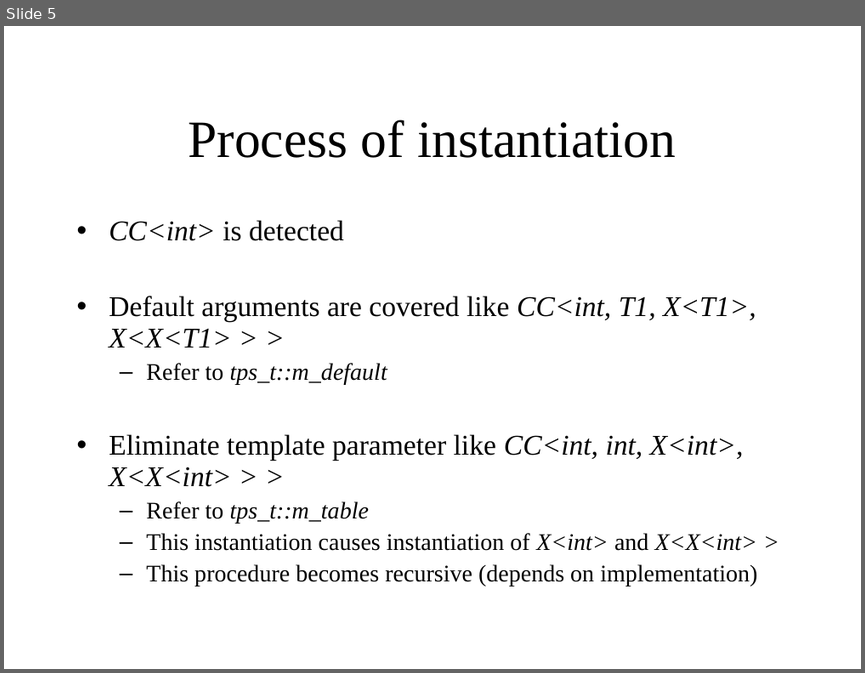
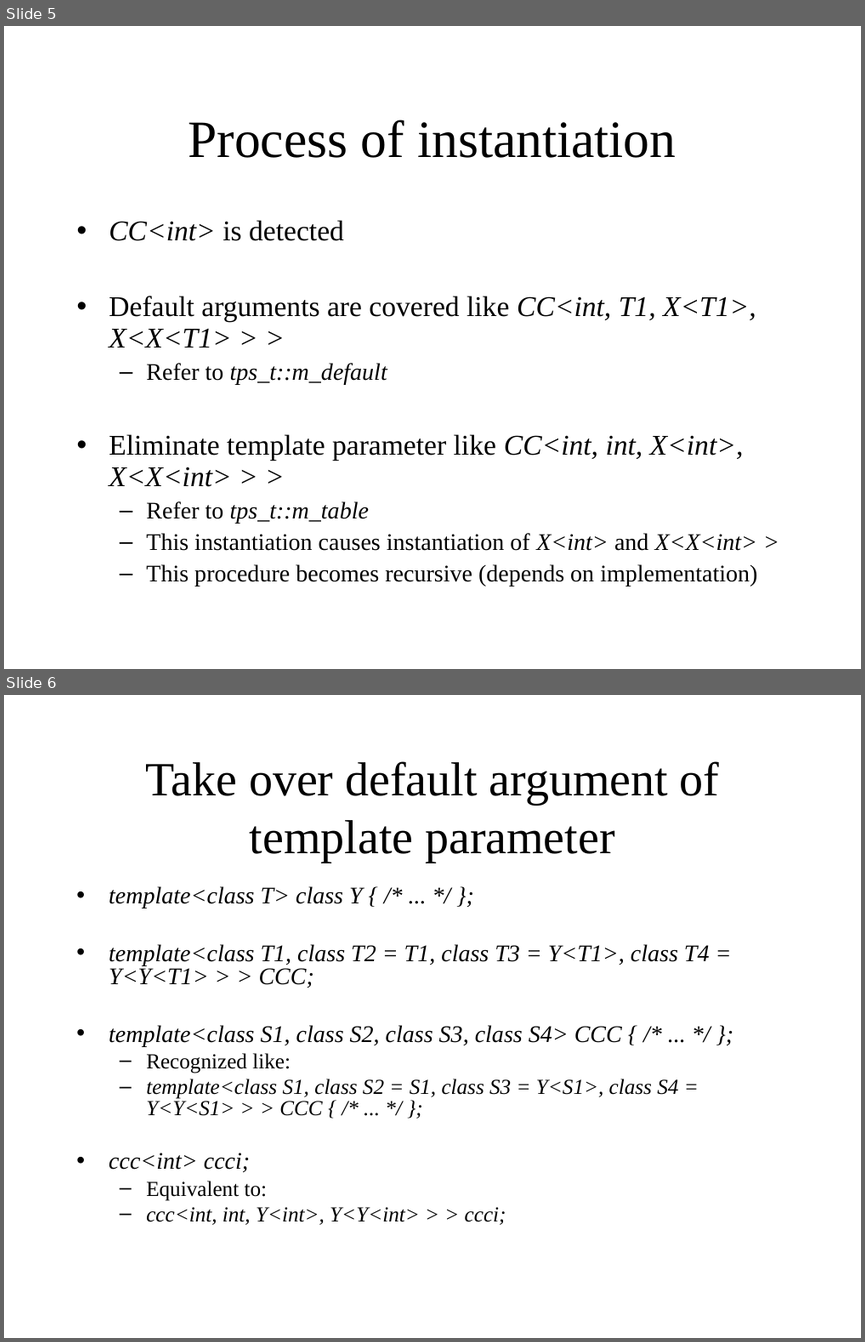
Before and after one commit to KeiHasegawa/cxx_doc, a slide deck: 16_template_default_argument_e.ppt. Shown one above the other, each under a label of ours: slide 5 before the commit, slides 5 and 6 after it. The pictures are 865x673 and 865x1342 pixels, drawn with LibreOffice and Linux fonts; fonts in the diff are those of the drawing. Boxes give left, top, right and bottom in pixels: in the first picture for what was removed or moved away, otherwise in the second. Text is boxed around its words. In the diff, an @@ line names an element or a change of style, - is before the commit and + after.

```diff
--- a/16_template_default_argument_e.ppt
+++ b/16_template_default_argument_e.ppt
@@ slide 6 added at <box>4,695,861,1338</box>, background #FFFFFF @@
@@ title added at <box>145,761,720,862</box>, 40 pt, text #000000 @@
+Take over default argument of template parameter
@@ text added at <box>109,886,710,1225</box>, 20 pt, text #000000, italic @@
+• template<class T> class Y { /* ... */ };
+• template<class T1, class T2 = T1, class T3 = Y<T1>, class T4 = Y<Y<T1> > > CCC;
+• template<class S1, class S2, class S3, class S4> CCC { /* ... */ };
+  – Recognized like:
+  – template<class S1, class S2 = S1, class S3 = Y<S1>, class S4 = Y<Y<S1> > > CCC { /* ... */ };
+• ccc<int> ccci;
+  – Equivalent to:
+  – ccc<int, int, Y<int>, Y<Y<int> > > ccci;
```
Also in this commit, not shown: 1 slide changed, 1 other slide added, 3 other files.
